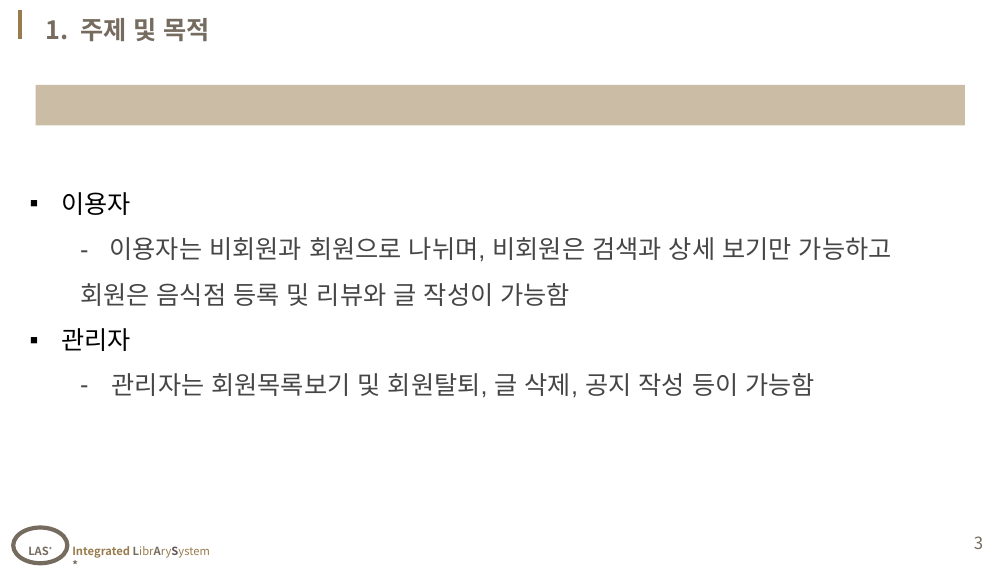
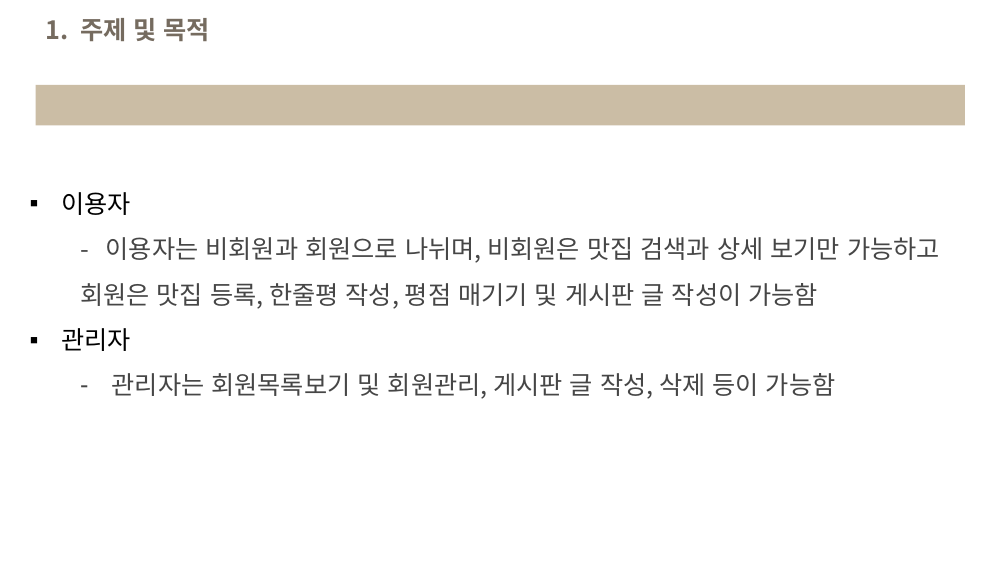
Before and after one commit to houn7145/class, a slide deck: slide 3 of project/EX/ppt가본.pptx. Drawn at 1008x567 pixels with LibreOffice and Linux fonts; fonts in the diff are those of the drawing; background and template pictures are left out. Boxes give left, top, right and bottom in pixels: in the first picture for what was removed or moved away, otherwise in the second. Text is boxed around its words. In the diff, an @@ line names an element or a change of style, - is before the commit and + after.

```diff
--- a/project/EX/ppt가본.pptx
+++ b/project/EX/ppt가본.pptx
@@ line removed from (20, 10) to (20, 39) @@
@@ text at (61, 192, 131, 351): font Arial to Noto Sans CJK KR in "이용자", "관리자" @@
@@ text at (80, 237, 940, 309): text changed; font Arial to Noto Sans CJK KR @@
-  - 이용자는 비회원과 회원으로 나뉘며, 비회원은 검색과 상세 보기만 가능하고 회원은 음식점 등록 및 리뷰와 글 작성이 가능함
+  - 이용자는 비회원과 회원으로 나뉘며, 비회원은 맛집 검색과 상세 보기만 가능하고 회원은 맛집 등록, 한줄평 작성, 평점 매기기 및 게시판 글 작성이 가능함
@@ text at (112, 373, 836, 399): text changed; font Arial to Noto Sans CJK KR @@
-  – 관리자는 회원목록보기 및 회원탈퇴, 글 삭제, 공지 작성 등이 가능함
+  – 관리자는 회원목록보기 및 회원관리, 게시판 글 작성, 삭제 등이 가능함
@@ ellipse removed at (13, 527, 68, 562) @@
-LAS*
@@ page number removed at (974, 536, 983, 549) @@
-3
@@ text removed at (72, 546, 210, 558) @@
-Integrated LibrArySystem *
```
Also in this commit, not shown: 21 other slides changed, 2 slides added, 2 slides removed, 9 other files.
